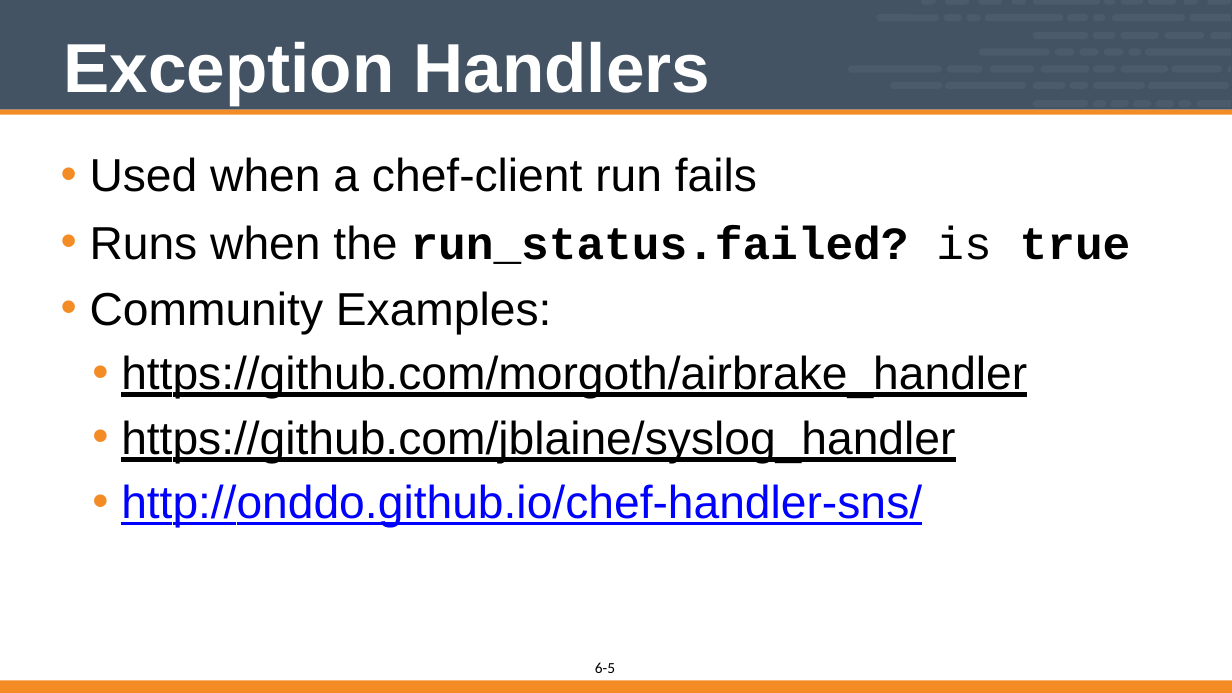
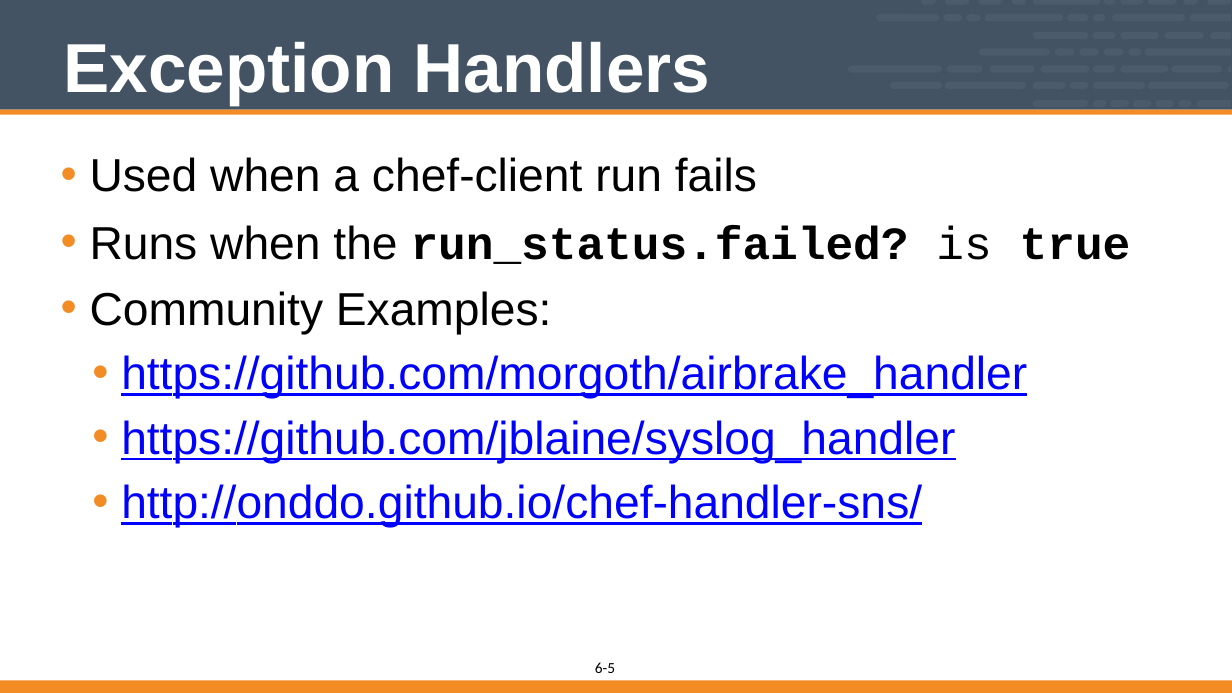
Before and after one commit to vinyar/chef-intermediate, a slide deck: slide 5 of 06-implementing_chef_handlers.pptx. Drawn at 1232x693 pixels with LibreOffice and Linux fonts; fonts in the diff are those of the drawing. Boxes give left, top, right and bottom in pixels: in the first picture for what was removed or moved away, otherwise in the second. Text is boxed around its words. In the diff, an @@ line names an element or a change of style, - is before the commit and + after.

Commit message:
Updated Chef Handler
* Updated a few of the fonts and formatting (still some that I don't want to fix because they were converted to smart objects)

```diff
--- a/06-implementing_chef_handlers.pptx
+++ b/06-implementing_chef_handlers.pptx
@@ text at box(121, 355, 1027, 463): text colour #000000 to #0000FF in "https://github.com/morgoth/airbrake_handler", "https://github.com/jblaine/syslog_handler" @@
```
Also in this commit, not shown: 7 other slides changed, 1 slide added.
